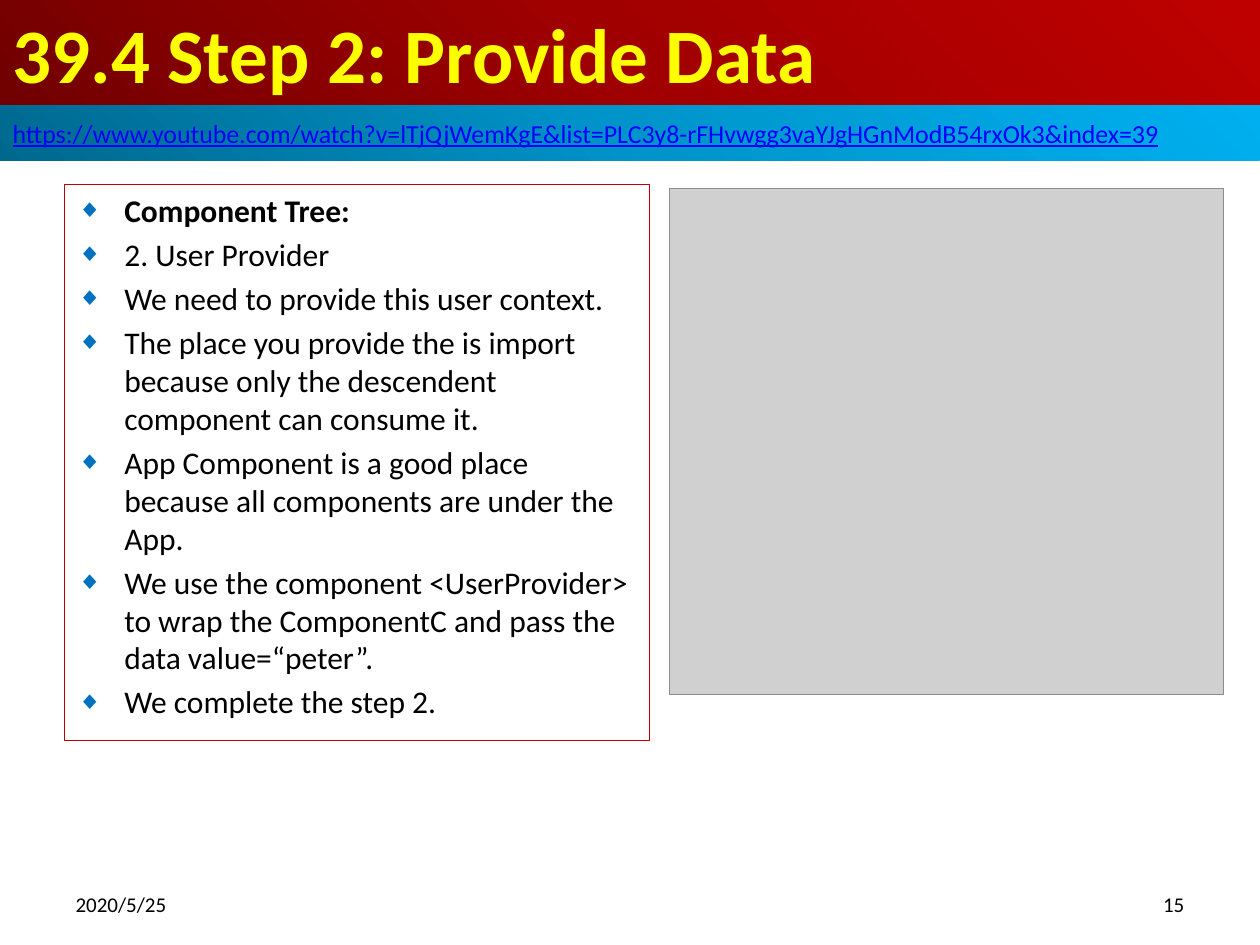
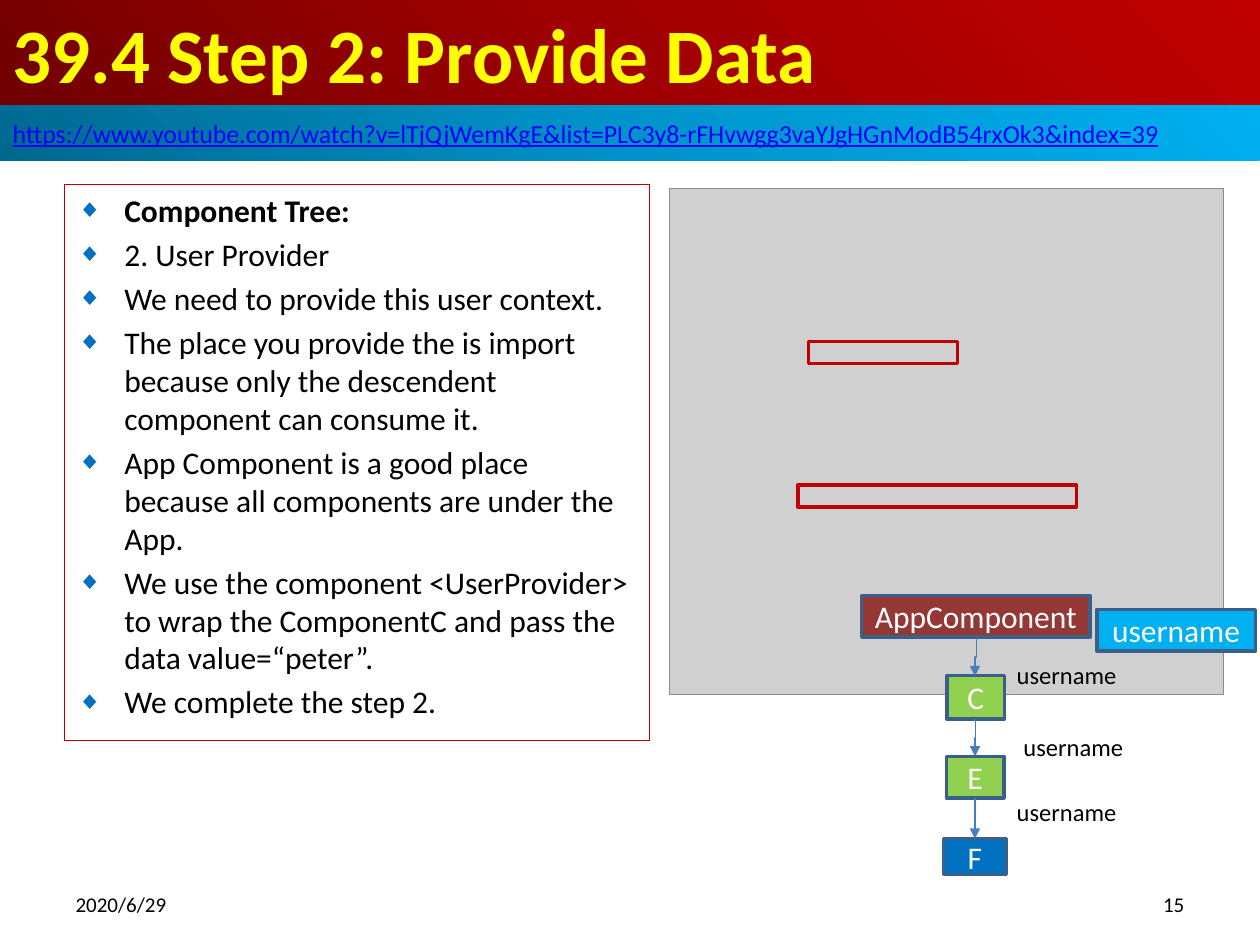
Before and after one commit to peterhchen/800-React-Hook, a slide deck: slide 15 of 39_Context2.pptx. Drawn at 1260x945 pixels with LibreOffice and Linux fonts; fonts in the diff are those of the drawing; grey boxes stand for pictures. Boxes give left, top, right and bottom in pixels: in the first picture for what was removed or moved away, otherwise in the second. Text is boxed around its words. In the diff, an @@ line names an element or a change of style, - is before the commit and + after.

```diff
--- a/39_Context2.pptx
+++ b/39_Context2.pptx
@@ rectangle added at <box>809,341,958,363</box>, outline #C00000 2 pt @@
@@ rectangle added at <box>798,485,1076,507</box>, outline #C00000 2 pt @@
@@ rectangle added at <box>862,596,1090,638</box>, fill #953735, outline #3A5F8C 2 pt, 18 pt, text #FFFFFF @@
+AppComponent
@@ rectangle added at <box>1096,610,1255,651</box>, fill #00B0F0, outline #3A5F8C 2 pt, 18 pt, text #FFFFFF @@
+username
@@ elbow arrow added from (976, 638) to (975, 677), #4B7EBC 0.75 pt @@
@@ rectangle added at <box>948,675,1005,719</box>, fill #92D050, outline #3A5F8C 2 pt, 18 pt, text #FFFFFF @@
+C
@@ text added at <box>1017,672,1117,684</box>, 14 pt, text #000000 @@
+username
@@ elbow arrow added from (975, 719) to (975, 756), #4B7EBC 0.75 pt @@
@@ text added at <box>1023,744,1123,757</box>, 14 pt, text #000000 @@
+username
@@ rectangle added at <box>946,756,1004,798</box>, fill #92D050, outline #3A5F8C 2 pt, 18 pt, text #FFFFFF @@
+E
@@ elbow arrow added from (975, 798) to (975, 839), #4B7EBC 0.75 pt @@
@@ text added at <box>1017,809,1117,821</box>, 14 pt, text #000000 @@
+username
@@ rectangle added at <box>944,839,1007,874</box>, fill #0070C0, outline #3A5F8C 2 pt, 18 pt, text #FFFFFF @@
+F
@@ text at <box>76,897,167,913</box>: text changed @@
-2020/5/25
+2020/6/29
```
Also in this commit, not shown: 21 other slides changed, 2 slides added.
